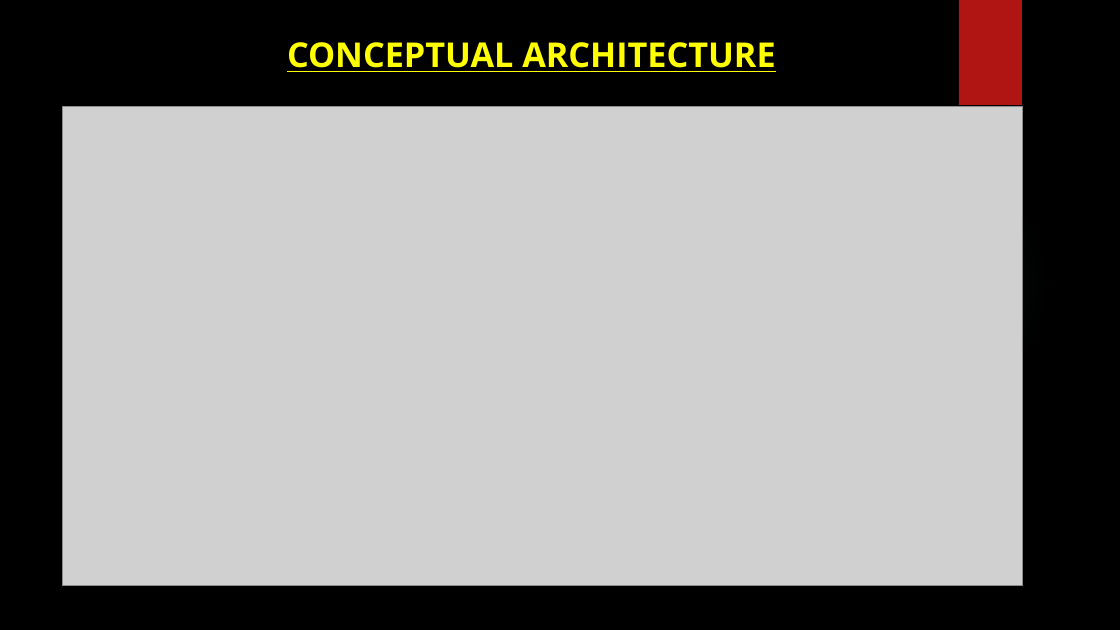
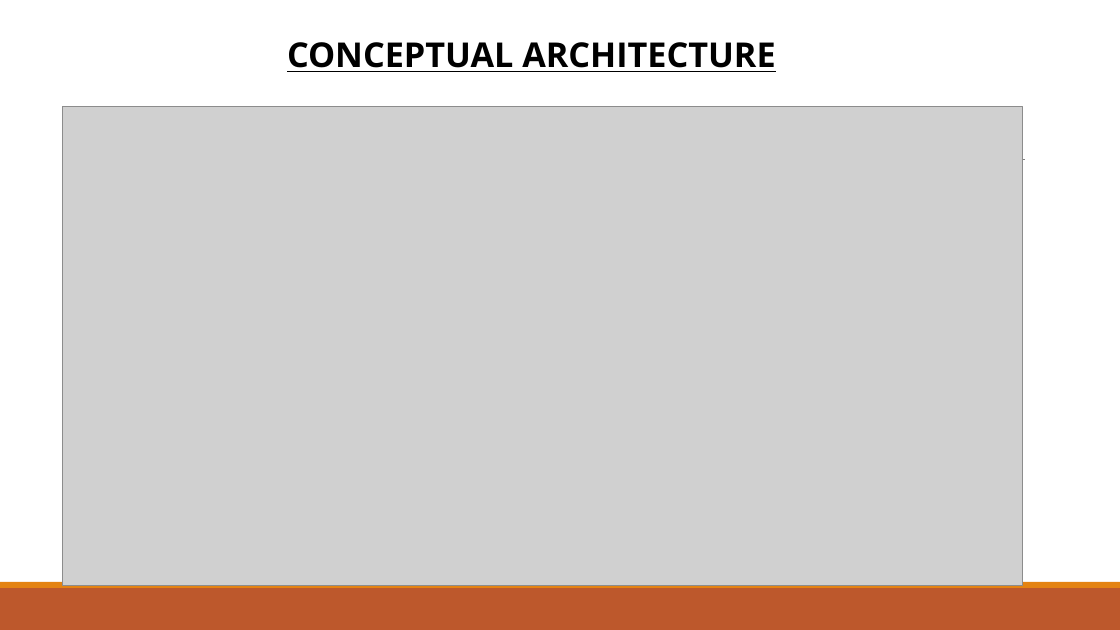
Before and after one commit to mstomar698/pictoral, a slide deck: slide 10 of proj-images/minor-project-report-1.pptx. Drawn at 1120x630 pixels with LibreOffice and Linux fonts; fonts in the diff are those of the drawing; grey boxes stand for pictures; background and template pictures are left out. Boxes give left, top, right and bottom in pixels: in the first picture for what was removed or moved away, otherwise in the second. Text is boxed around its words. In the diff, an @@ line names an element or a change of style, - is before the commit and + after.

```diff
--- a/proj-images/minor-project-report-1.pptx
+++ b/proj-images/minor-project-report-1.pptx
@@ background picture (left out) to #FFFFFF @@
@@ text "CONCEPTUAL ARCHITECTURE" at (287, 42, 775, 72): text colour #FFFF00 to #000000 @@
@@ rectangle removed at (959, 0, 1021, 105) @@
@@ line added from (110, 160) to (1025, 160), #808080 0.5 pt @@
@@ ellipse removed at (791, 155, 1049, 413) @@
@@ rectangle added at (0, 588, 1120, 630), fill #BD582C @@
@@ rectangle added at (0, 582, 1120, 588), fill #E48312 @@
```
Also in this commit, not shown: 13 other slides changed, 3 other files.
